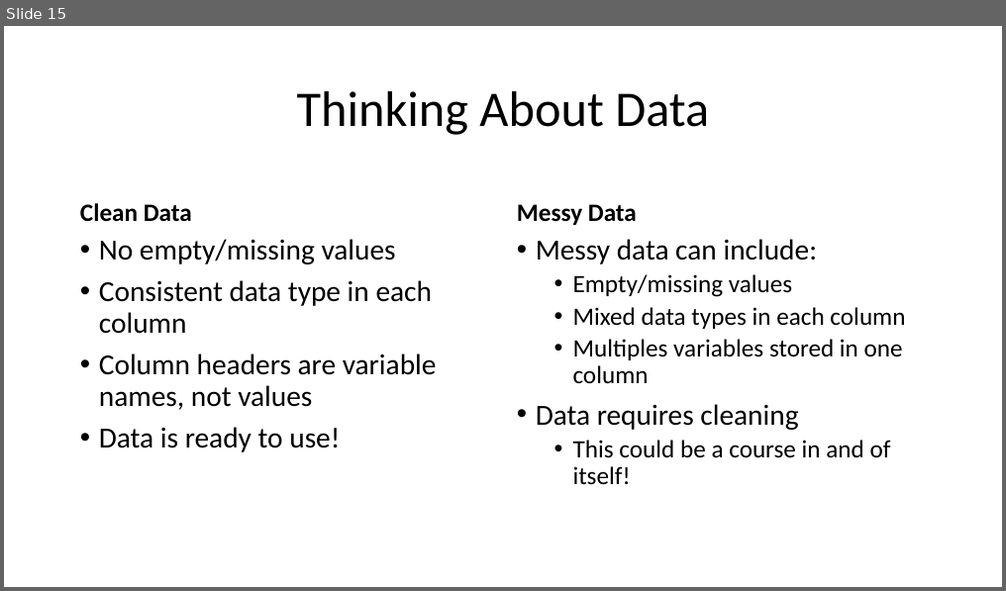
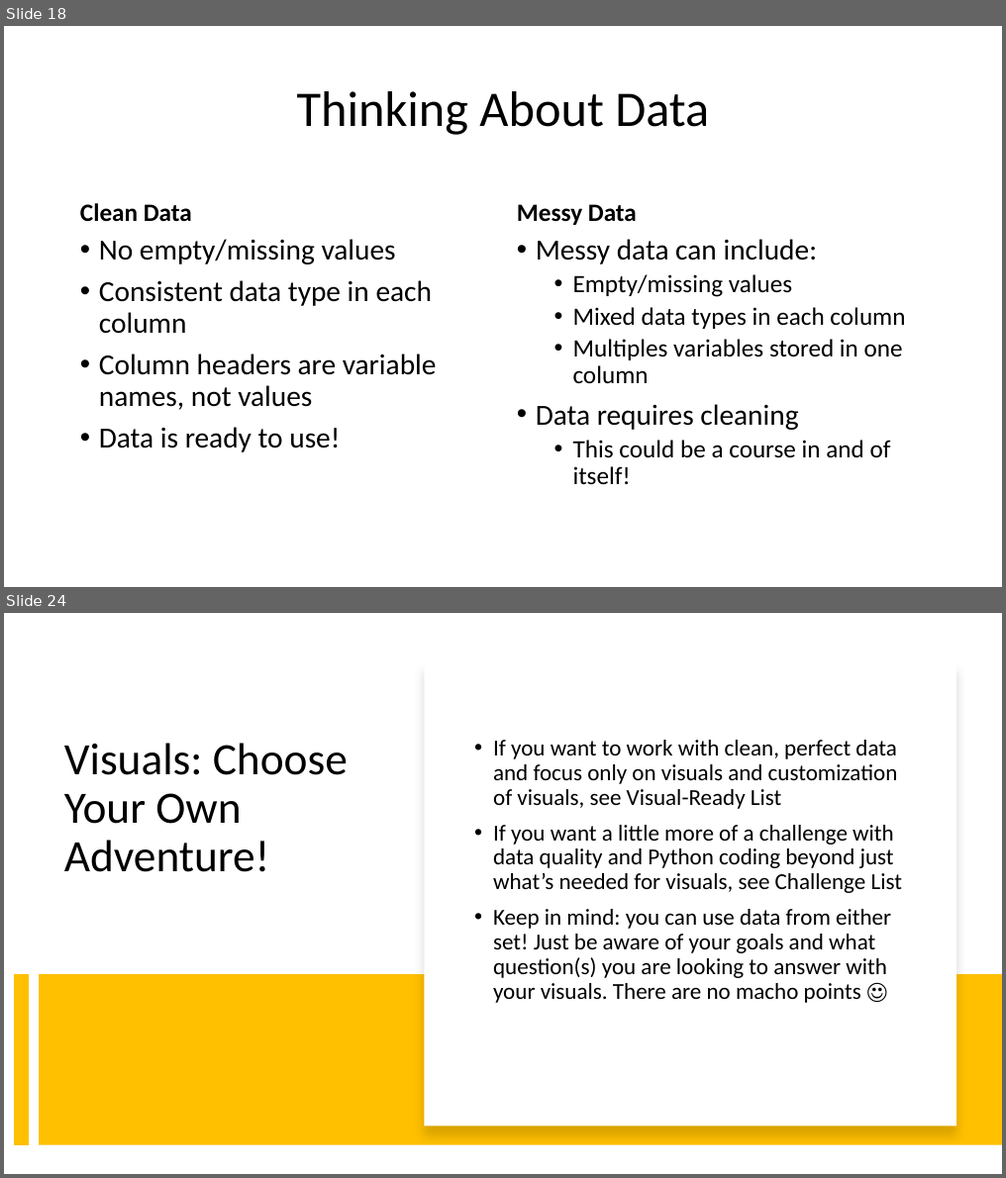
Before and after one commit to likeawednesday/TechCamp_DataViz, a slide deck: DVUP.pptx. Shown one above the other, each under a label of ours: slide 15 before the commit, slides 18 and 24 after it; the slides between them are not shown. The pictures are 1006x591 and 1006x1178 pixels, drawn with LibreOffice and Linux fonts; fonts in the diff are those of the drawing. Boxes give left, top, right and bottom in pixels: in the first picture for what was removed or moved away, otherwise in the second. Text is boxed around its words. In the diff, an @@ line names an element or a change of style, - is before the commit and + after.

```diff
--- a/DVUP.pptx
+++ b/DVUP.pptx
@@ slide 24 added at box(4, 613, 1002, 1174), background #FFFFFF @@
@@ rectangle added at box(424, 661, 956, 1126), fill #FFFFFF @@
@@ title added at box(64, 743, 348, 872), 43.2 pt, text #000000 @@
+Visuals: Choose Your Own Adventure!
@@ text added at box(493, 740, 902, 1003), 22 pt, text #000000 @@
+• If you want to work with clean, perfect data and focus only on visuals and customization of visuals, see Visual-Ready List
+• If you want a little more of a challenge with data quality and Python coding beyond just what’s needed for visuals, see Challenge List
+• Keep in mind: you can use data from either set! Just be aware of your goals and what question(s) you are looking to answer with your visuals. There are no macho points ☺
@@ line added from (21, 974) to (21, 1146), #FFC000 14 pt @@
@@ rectangle added at box(39, 974, 1002, 1146), fill #FFC000 @@
@@ what was slide 15 is now slide 18 @@
```
Also in this commit, not shown: 6 slides changed, 14 other slides added.
